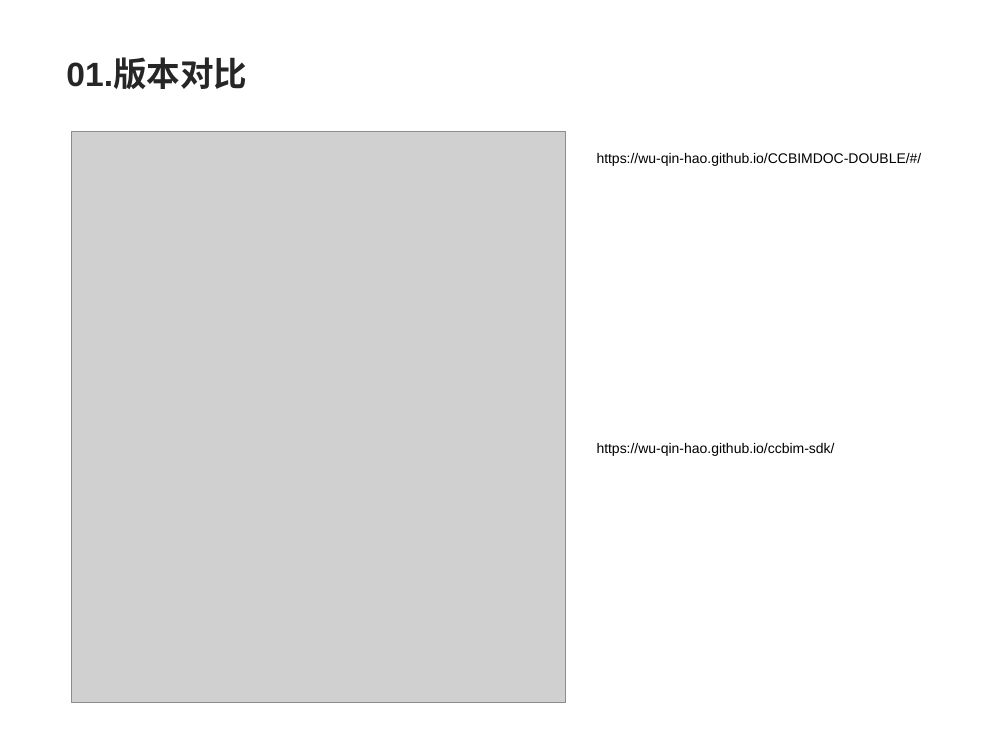
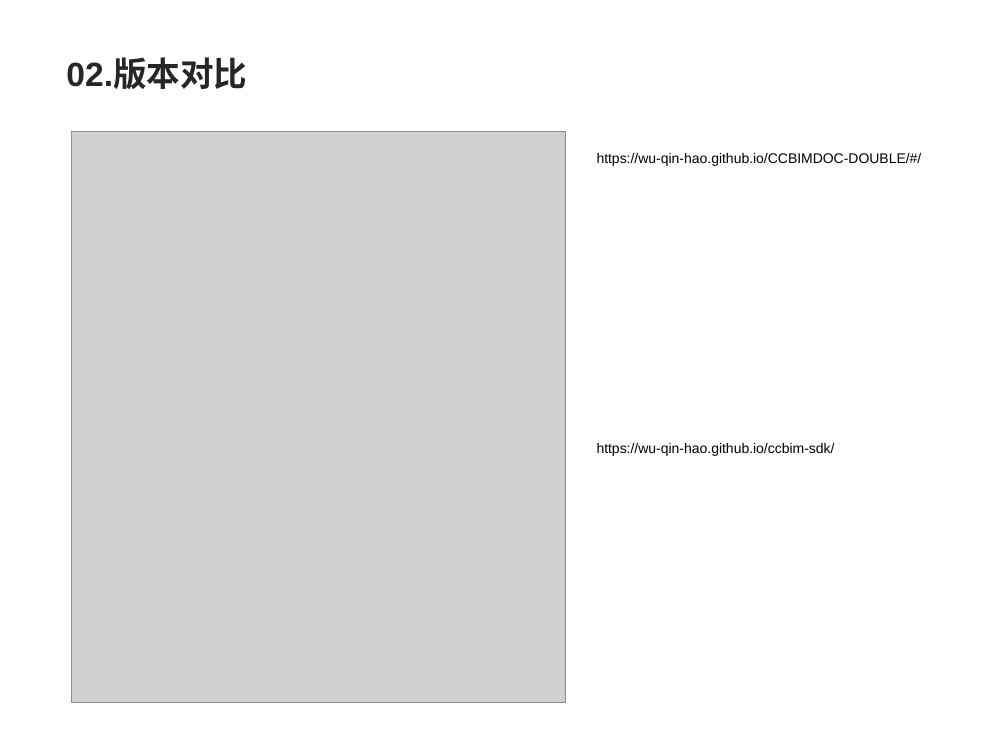
Before and after one commit to Wu-Qin-Hao/workLog, a slide deck: slide 4 of pinming/ccbim-sdk.ppt (slide 3 before the commit). Drawn at 1008x756 pixels with LibreOffice and Linux fonts; fonts in the diff are those of the drawing; grey boxes stand for pictures. Boxes give left, top, right and bottom in pixels: in the first picture for what was removed or moved away, otherwise in the second. Text is boxed around its words. In the diff, an @@ line names an element or a change of style, - is before the commit and + after.

```diff
--- a/pinming/ccbim-sdk.ppt
+++ b/pinming/ccbim-sdk.ppt
@@ title at [66,59,247,89]: text changed @@
-01.版本对比
+02.版本对比
```
Also in this commit, not shown: 3 other slides changed, 1 slide added.
